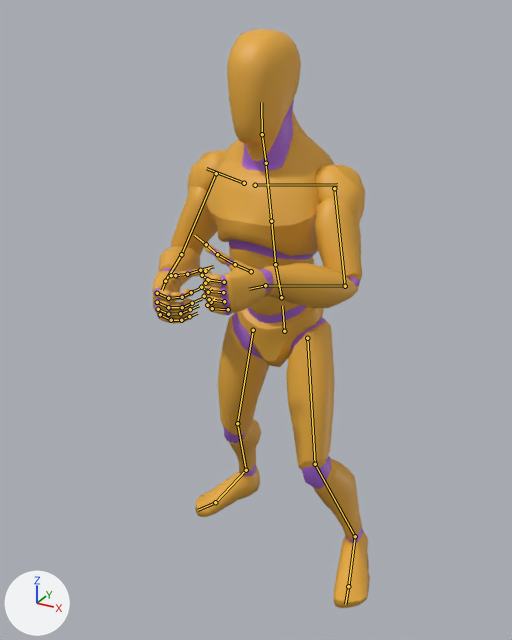
A saved change to the glTF model game/art/animations/hero_moves.glb.
One viewpoint serves both versions: a 50 mm camera at (0.917, -1.81, 1.799) aimed at (-0.035, -0.079, 0.934). The axes (+X, +Y, +Z) are drawn at lower left. The lights are the same throughout. The first picture is the older version. Both versions are drawn at frame 27 of the action 'Ready2H_Loop'; the numbers are the values there. The bones that change, and the others that lie on the model, are drawn over the model as lines.

Objects in the first picture: 'Mannequin'.
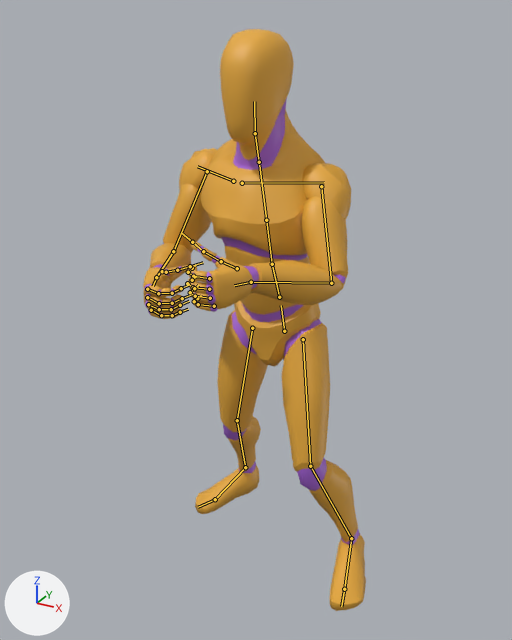
Pixel boxes (x1, y1, x2, y2) of what changed, in the pictures (512 x 640 px):
'Mannequin', posed
    before: (153, 29, 370, 608)
    after: (143, 29, 366, 611)
bone 'pelvis', root to tip
    before: (284, 331) to (282, 306)
    after: (284, 331) to (281, 305)
bone 'spine_01', root to tip
    before: (281, 297) to (275, 264)
    after: (279, 297) to (272, 264)
bone 'spine_02', root to tip
    before: (275, 264) to (271, 221)
    after: (272, 264) to (266, 220)
bone 'spine_03', root to tip
    before: (271, 221) to (266, 166)
    after: (266, 220) to (259, 165)
bone 'clavicle_l', root to tip
    before: (255, 185) to (337, 184)
    after: (242, 183) to (324, 182)
bone 'clavicle_r', root to tip
    before: (244, 183) to (206, 168)
    after: (233, 181) to (197, 166)
bone 'neck_01', root to tip
    before: (266, 163) to (262, 134)
    after: (259, 162) to (255, 133)
bone 'thigh_l', root to tip
    before: (307, 338) to (315, 464)
    after: (303, 339) to (310, 466)
bone 'thigh_r', root to tip
    before: (253, 330) to (237, 423)
    after: (252, 328) to (237, 420)

Patch to the scene script:
```diff
--- a/game/art/animations/hero_moves.glb.py
+++ b/game/art/animations/hero_moves.glb.py
@@ bone_pelvis @@
 bone_pelvis = bpy.data.objects['Armature'].pose.bones['pelvis']  # child of 'root'
-bone_pelvis.rotation_quaternion = (0.996, 0.025, 0.084, -0.024)  # degrees (3, 10, -3)
+bone_pelvis.rotation_quaternion = (1.0, 0.025, 0.0, 0.0)  # degrees (3, 0, 0)
@@ bone_spine_01 @@
 bone_spine_01 = bpy.data.objects['Armature'].pose.bones['spine_01']  # child of 'pelvis'
-bone_spine_01.rotation_quaternion = (0.99, 0.074, -0.115, 0.029)  # degrees (8, -13, 2)
+bone_spine_01.rotation_quaternion = (0.993, 0.075, -0.084, 0.021)  # degrees (8, -10, 2)
@@ bone_spine_02 @@
 bone_spine_02 = bpy.data.objects['Armature'].pose.bones['spine_02']  # child of 'spine_01'
-bone_spine_02.rotation_quaternion = (1.0, 0.0, -0.021, 0.004)  # degrees (0, -2, 0)
+bone_spine_02.rotation_quaternion = (0.998, 0.0, -0.057, 0.01)  # degrees (0, -7, 1)
@@ bone_spine_03 @@
 bone_spine_03 = bpy.data.objects['Armature'].pose.bones['spine_03']  # child of 'spine_02'
-bone_spine_03.rotation_quaternion = (1.0, 0.0, -0.017, 0.003)  # degrees (0, -2, 0)
+bone_spine_03.rotation_quaternion = (0.999, 0.0, -0.047, 0.008)  # degrees (0, -5, 1)
@@ bone_clavicle_l @@
 bone_clavicle_l = bpy.data.objects['Armature'].pose.bones['clavicle_l']  # child of 'spine_03'
-bone_clavicle_l.rotation_quaternion = (0.993, -0.057, -0.082, 0.069)  # degrees (-7, -9, 9)
+bone_clavicle_l.rotation_quaternion = (0.977, -0.066, -0.075, 0.19)  # degrees (-9, -7, 23)
@@ bone_clavicle_r @@
 bone_clavicle_r = bpy.data.objects['Armature'].pose.bones['clavicle_r']  # child of 'spine_03'
-bone_clavicle_r.rotation_quaternion = (0.993, -0.045, 0.089, 0.069)  # degrees (-4, 11, 8)
+bone_clavicle_r.rotation_quaternion = (0.977, -0.033, 0.094, 0.19)  # degrees (-2, 11, 22)
@@ bone_neck_01 @@
 bone_neck_01 = bpy.data.objects['Armature'].pose.bones['neck_01']  # child of 'spine_03'
-bone_neck_01.rotation_quaternion = (0.996, -0.06, 0.066, -0.023)  # degrees (-7, 7, -3)
+bone_neck_01.rotation_quaternion = (0.98, -0.059, 0.181, -0.062)  # degrees (-8, 20, -9)
@@ bone_thigh_l @@
 bone_thigh_l = bpy.data.objects['Armature'].pose.bones['thigh_l']  # child of 'pelvis'
-bone_thigh_l.rotation_quaternion = (0.98, -0.163, 0.069, -0.094)  # degrees (-19, 6, -12)
+bone_thigh_l.rotation_quaternion = (0.982, -0.154, -0.017, -0.103)  # degrees (-17, -4, -11)
@@ bone_thigh_r @@
 bone_thigh_r = bpy.data.objects['Armature'].pose.bones['thigh_r']  # child of 'pelvis'
-bone_thigh_r.rotation_quaternion = (0.991, 0.028, 0.085, 0.098)  # degrees (4, 9, 12)
+bone_thigh_r.rotation_quaternion = (0.994, 0.019, -0.001, 0.105)  # degrees (2, 0, 12)
```
